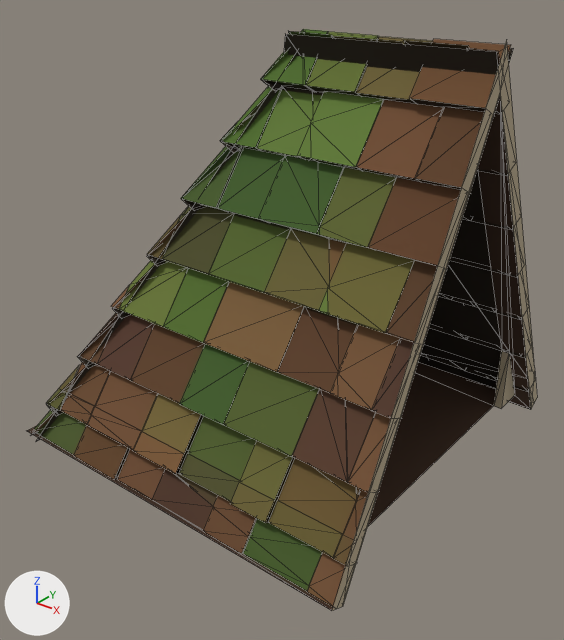
One commit to the glTF model houses/roof-high-gable-end-mossy.glb: the scene before it, then after it.
The view is the same before and after, from a 50 mm camera at (1.254, -1.622, 1.295) aimed at (0.027, -0.088, 0.345). Lighting does not change. The marker at lower left points along +X, +Y and +Z. The first picture is the older version. Mesh edges are drawn as thin lines. Vertices at exactly the same position are counted once.

The older version as bpy lines, for what is in view:
```python
me_roof_high_gable_end_mossy = bpy.data.meshes.new('roof-high-gable-end-mossy')
me_roof_high_gable_end_mossy.from_pydata(...)  # 906 vertices, 698 faces; spans x -0.568..0.55, y -0.567..0.567, z -0.045..1.112
me_roof_high_gable_end_mossy.materials.append(mat_roofing)
# before: 146 (0.55, -0.567, -0.022) at pixel (331, 610), 148 (0.55, -0.522, -0.045) at pixel (343, 606), 150 (0.55, 0.496, 0.119) at pixel (534, 367), 151 (0.55, 0.522, -0.045) at pixel (530, 409), 152 (0.55, 0.567, -0.022) at pixel (537, 397)
# before: 153 (0.55, 0.0, 1.0) at pixel (500, 95), 154 (0.55, 0.0, 1.112) at pixel (506, 39), 155 (0.55, -0.496, 0.119) at pixel (352, 543), 158 (0.5, 0.4, 0.2) at pixel (509, 351), 159 (0.5, 0.5, 0.0) at pixel (514, 395)
# before: 163 (0.5, -0.4, 0.2), 165 (0.5, -0.5, 0.0), 902 (0.5, -0.4, 0.0), 903 (0.5, 0.4, 0.0) at pixel (501, 408)
ob_roof_high_gable_end_mossy = bpy.data.objects.new('roof-high-gable-end-mossy', me_roof_high_gable_end_mossy)
ob_roof_high_gable_end_mossy.location = (0.0, 0.0, 0.0)
```
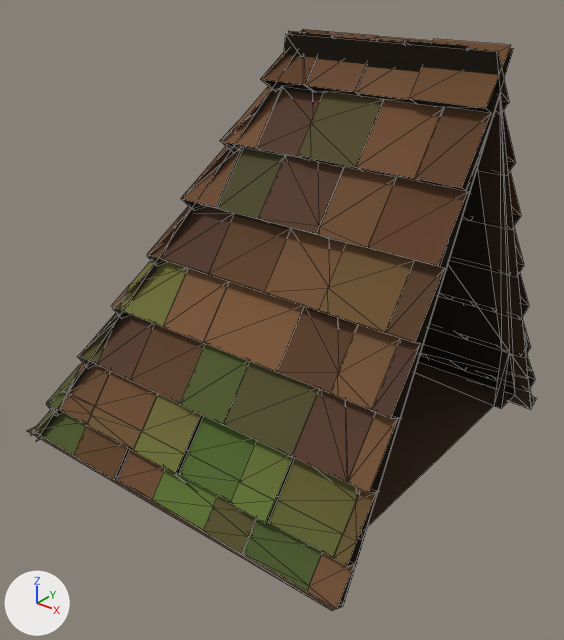
Boxes [x1, y1, x2, y2] around the edits, measured in the pictures (564 x 640 px):
part 1 of me_roof_high_gable_end_mossy, deleted
    before: [332, 40, 537, 611]
part 2 of me_roof_high_gable_end_mossy, recoloured
    before: [91, 29, 509, 565]
    after: [91, 29, 535, 566]

The edits, one by one:
me_roof_high_gable_end_mossy is used by ob_roof_high_gable_end_mossy; location (0.0, 0.0, 0.0).
Verts and faces of me_roof_high_gable_end_mossy; kept vertices keep their numbers, new ones are numbered from 906.
me_roof_high_gable_end_mossy had 906 vertices, 698 faces and spanned x -0.568..0.55, y -0.567..0.567, z -0.045..1.112.
me_roof_high_gable_end_mossy now has 903 vertices, 690 faces and spans x -0.568..0.55, y -0.567..0.567, z -0.045..1.099.
Part 1, on me_roof_high_gable_end_mossy:
Vertices deleted: 150, 154, 155 (with the faces that use them).
Faces deleted: (163, 165, 902), (158, 903, 159).
me_roof_high_gable_end_mossy part 2: 267 kept faces spanning x -0.568..0.55, y -0.55..0.567, z -0.034..1.098 get new vertex colours.
